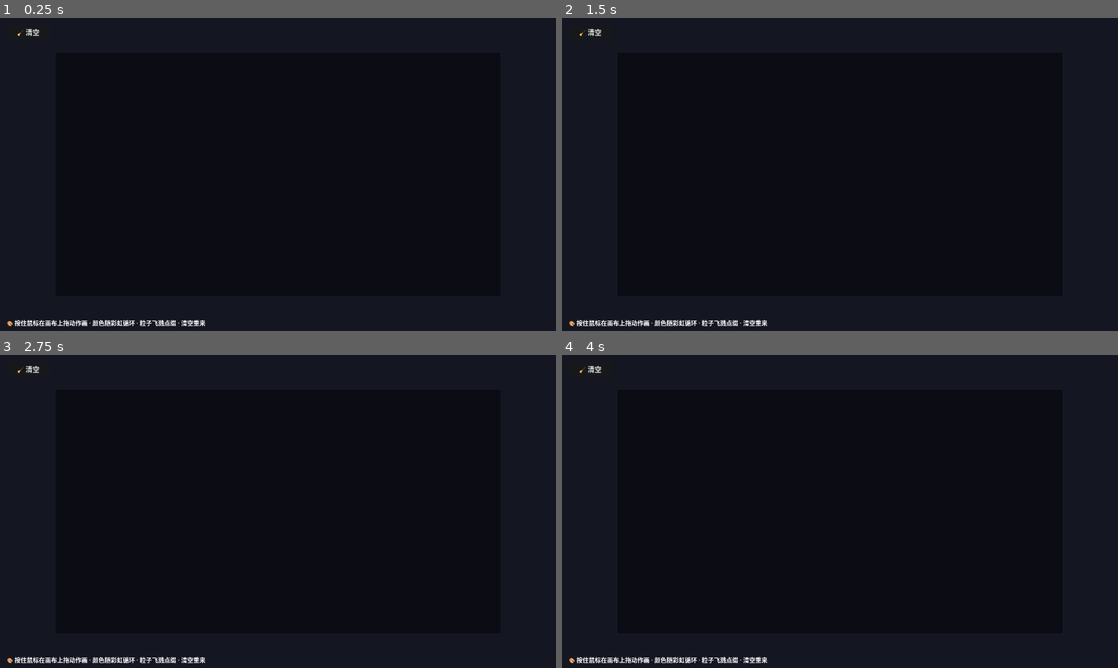
Above: before the commit, frames 1-4 (two rows, left to right).
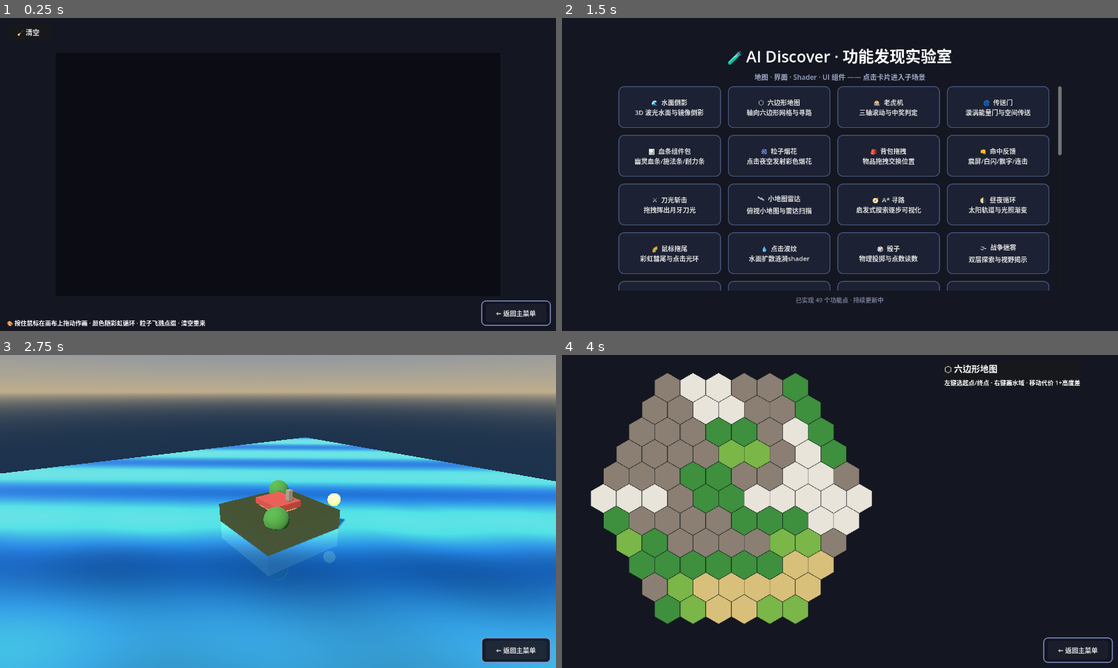
Above: after the commit, the same moments.

Repository: richardkiwilee/pyFramework
Game: Godot game, scene res://features/particle_brush/particle_brush.tscn
Two runs of this game, one before a commit and one after it. Both use one fixed random seed, a clock stepped at 60 frames per second and the inputs below. This scene is started directly instead of the project's main scene.
Inputs (mouse positions are in pixels of both pictures, inside the frame that each line leads up to):
- Up to frame 1 (0.25 s): no input
- Up to frame 2 (1.5 s): click "🧹 清空" at 0.5 s; click (1079, 312) at 1.25 s, where only the run after the commit has a clickable "← 返回主菜单"
- Up to frame 3 (2.75 s): click (105, 442) at 2 s, where only the run after the commit has a clickable "🌊 水面倒影 3D 波光水面与镜像倒影"
- Up to frame 4 (4 s): click (1079, 649) at 2.75 s, where only the run after the commit has a clickable "← 返回主菜单"; click (778, 442) at 3.5 s, where only the run after the commit has a clickable "⬡ 六边形地图 轴向六边形网格与寻路"

The runs differ from the first frame. In frame 1, 0.2% of the frame differs, in the area x 86-100%, y 90-99%; in frame 2, 44%; in frame 3, 99%, in the area x 0-100%, y 0-100%; in frame 4, 31%.

Commit message:
ai-discover: 修复粒子画笔场景缺失返回按钮(漏加BackButton实例)
Co-Authored-By: Claude <noreply@anthropic.com>

Diff:
--- a/ai-discover/features/particle_brush/particle_brush.tscn
+++ b/ai-discover/features/particle_brush/particle_brush.tscn
@@ -11,6 +11,8 @@
 grow_horizontal = 2
 grow_vertical = 2
 script = ExtResource("1_main")
+
+[node name="BackButton" parent="." instance=ExtResource("2_back")]
 
 [node name="CanvasRect" type="TextureRect" parent="."]
 layout_mode = 0
